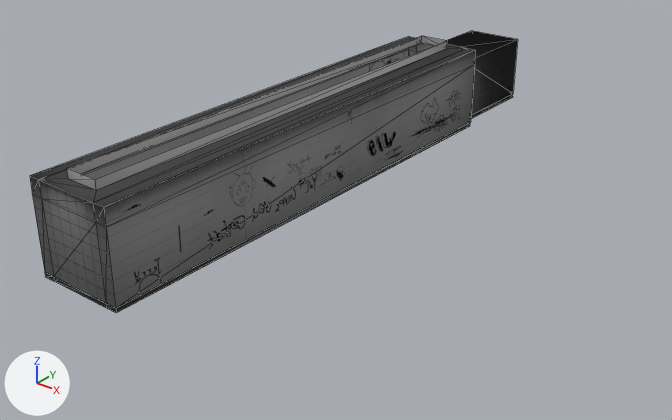
An edit to the glTF model docs/components/delajii-terminal/asset/rooms/lounge/ydl-lounge.glb, drawn before and after from the same camera.
Both versions are drawn from a camera (50 mm lens) standing at (26.0, -36.6, 17.9) and looking at (2.4, -7.1, -0.4). Arrows for +X, +Y and +Z are at lower left; the lights stay in place. The older version comes first. Mesh edges are drawn as thin lines. Vertices at exactly the same position are counted once.
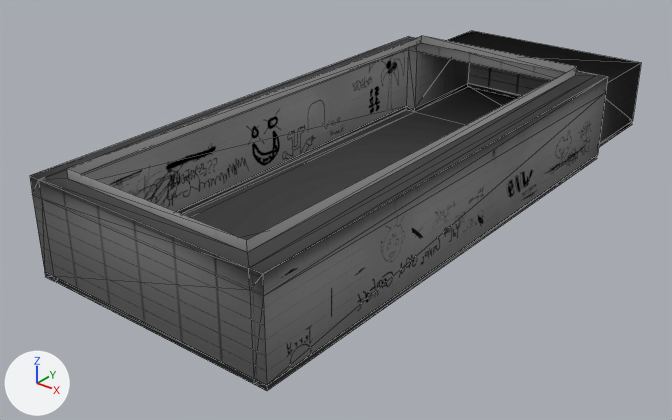
The newer file is also turned or shifted as a whole; pictures and numbers use the older file's frame.

Location of each change, [x1, y1, x2, y2] in pixels of the pictures (672 x 420 px; the box of a moved part takes in the faces that stretch with it):
'Object_4', reshaped (25% wider, 28% taller): before [30, 31, 518, 308]; after [30, 31, 641, 385]
'Object_5', reshaped (25% wider, 40% taller): before [45, 94, 513, 313]; after [45, 83, 632, 391]
part 1 of me_object_0, moved or reshaped: before [42, 31, 518, 308]; after [42, 31, 641, 385]
part 2 of me_object_1, moved or reshaped: before [53, 94, 513, 313]; after [53, 83, 632, 391]

The change in detail:
me_object_0 is used by ob_object_4; parent ob_cube_0; location (0.0, 0.0, 0.0).
me_object_0 had 36 vertices, 58 faces and spanned x -1.0..1.0, y -2.17..4.01, z 0.1..2.2.
me_object_0 now has 36 vertices, 58 faces and spans x -1.0..4.47, y -2.17..4.01, z 0.1..2.2.
me_object_0 part 1: all 18 vertices in x 0.38..1.0, y -2.17..4.01, z 0.1..2.2 are moved by (3.47, 0.0, 0.0).
me_object_1 is used by ob_object_5; parent ob_cube_0; location (0.0, 0.0, 0.0).
me_object_1 had 40 vertices, 48 faces and spanned x -1.0..1.0, y -2.19..4.01, z 0.0..0.1.
me_object_1 now has 40 vertices, 48 faces and spans x -1.0..4.47, y -2.19..4.01, z 0.0..0.1.
me_object_1 part 2: all 20 vertices in x 0.73..1.0, y -2.19..4.01, z 0.0..0.1 are moved by (3.47, 0.0, 0.0).
